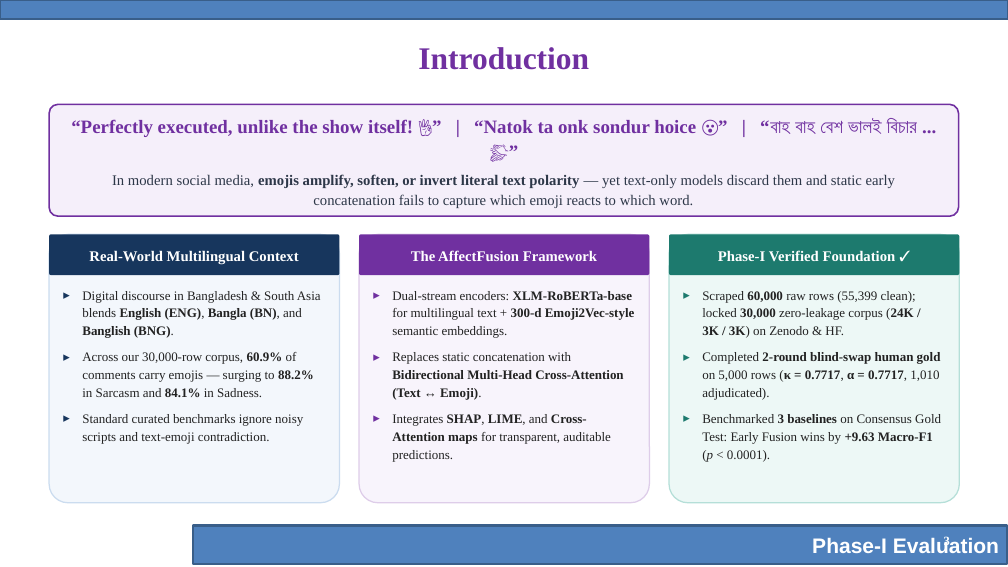
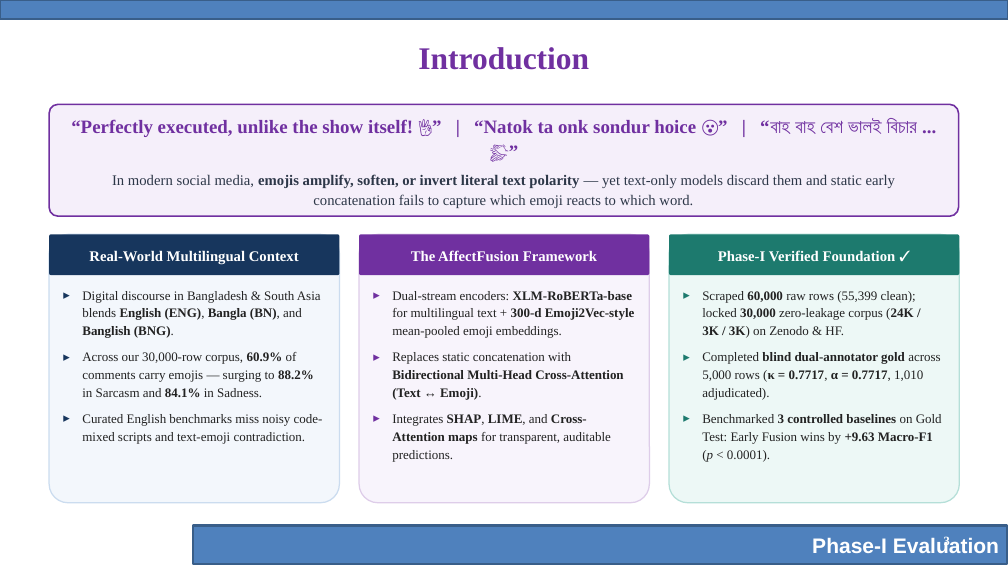
Before and after one commit to ragibcs/AffectFusion, a slide deck: slide 3 of docs/phase_1/AffectFusion_Phase-I_Evaluation.pptx. Drawn at 1008x567 pixels with LibreOffice and Linux fonts; fonts in the diff are those of the drawing; background and template pictures are left out. Boxes give left, top, right and bottom in pixels: in the first picture for what was removed or moved away, otherwise in the second. Text is boxed around its words. In the diff, an @@ line names an element or a change of style, - is before the commit and + after.

```diff
--- a/docs/phase_1/AffectFusion_Phase-I_Evaluation.pptx
+++ b/docs/phase_1/AffectFusion_Phase-I_Evaluation.pptx
@@ text at box(392, 291, 635, 338): text changed @@
-▸ Dual-stream encoders: XLM-RoBERTa-base for multilingual text + 300-d Emoji2Vec-style semantic embeddings.
+▸ Dual-stream encoders: XLM-RoBERTa-base for multilingual text + 300-d Emoji2Vec-style mean-pooled emoji embeddings.
@@ text at box(702, 352, 942, 462): text changed @@
-▸ Completed 2-round blind-swap human gold on 5,000 rows (κ = 0.7717, α = 0.7717, 1,010 adjudicated).
-▸ Benchmarked 3 baselines on Consensus Gold Test: Early Fusion wins by +9.63 Macro-F1 (p < 0.0001).
+▸ Completed blind dual-annotator gold across 5,000 rows (κ = 0.7717, α = 0.7717, 1,010 adjudicated).
+▸ Benchmarked 3 controlled baselines on Gold Test: Early Fusion wins by +9.63 Macro-F1 (p < 0.0001).
@@ text at box(82, 414, 323, 444): text changed @@
-▸ Standard curated benchmarks ignore noisy scripts and text-emoji contradiction.
+▸ Curated English benchmarks miss noisy code-mixed scripts and text-emoji contradiction.
```
Also in this commit, not shown: 12 other slides changed, 2 other files.
